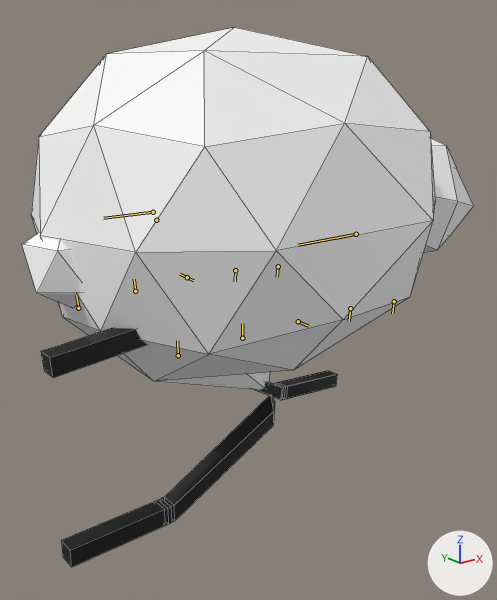
One commit to the FBX model Assets/Meshs/MOUTON_anim2.fbx: the scene before it, then after it.
Both versions are drawn from a 50 mm lens placed at (-0.617, -0.775, 0.226), pointed at (0.03, 0.033, -0.098). Arrows for +X, +Y and +Z are at lower right; the lights stay in place. Both versions are drawn at frame 1 of the action 'AttackMouton'; the numbers are the values there. The bones that bend it are drawn over the model as lines. Mesh edges are drawn as thin lines.

The first picture shows 'Corps'.
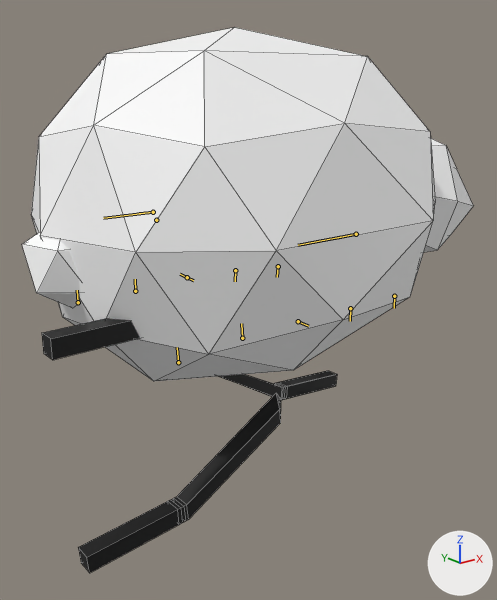
The edits, one by one:
Bone 'LF_L' (bone_lf_l) turns from (0, 0, 90) to (0, 0, 85) degrees about its own x, y and z.
Bone 'LF_R' (bone_lf_r) turns from (0, 0, -85) to (0, 0, -90) degrees about its own x, y and z.
Bone 'LB_L' (bone_lb_l) turns from (0, 0, 85) to (0, 0, 90) degrees about its own x, y and z.

Location of each change, (x1, y1, x2, y2) in pixels of the pictures (497 x 600 px):
'Corps', posed
    before: (22, 27, 473, 567)
    after: (22, 27, 473, 573)
bone 'LF_L', root to tip
    before: (242, 338) to (242, 323)
    after: (242, 338) to (241, 323)
bone 'LF_R', root to tip
    before: (350, 308) to (349, 321)
    after: (350, 308) to (350, 321)
bone 'LB_L', root to tip
    before: (135, 291) to (134, 279)
    after: (135, 291) to (135, 279)
